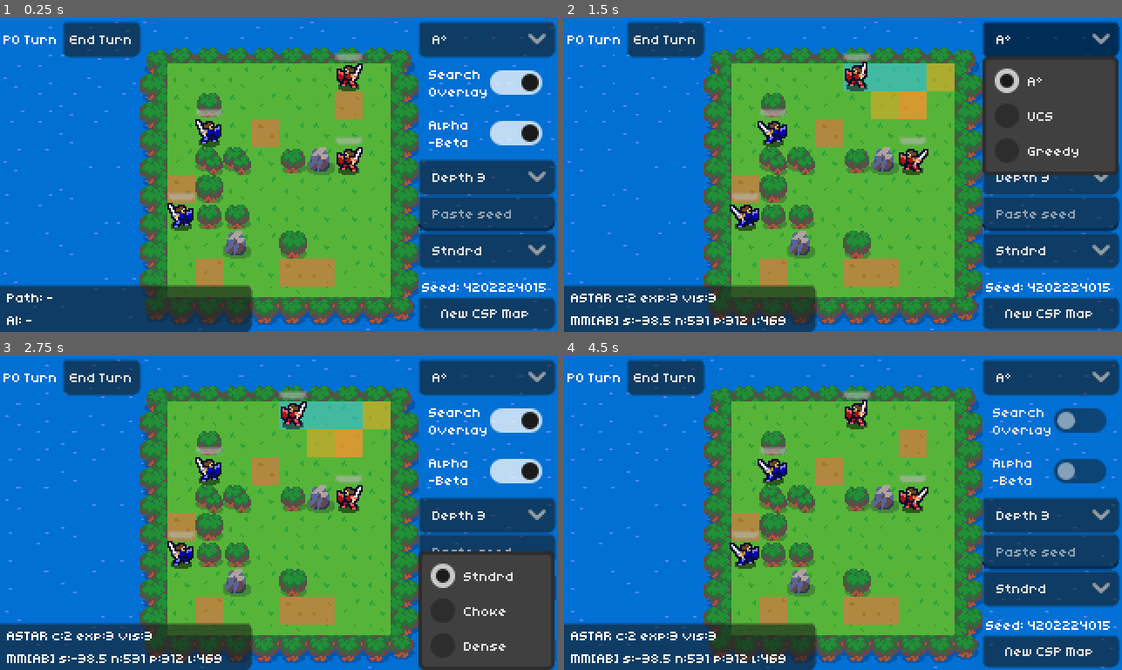
Above: before the commit, frames 1-4 (two rows, left to right).
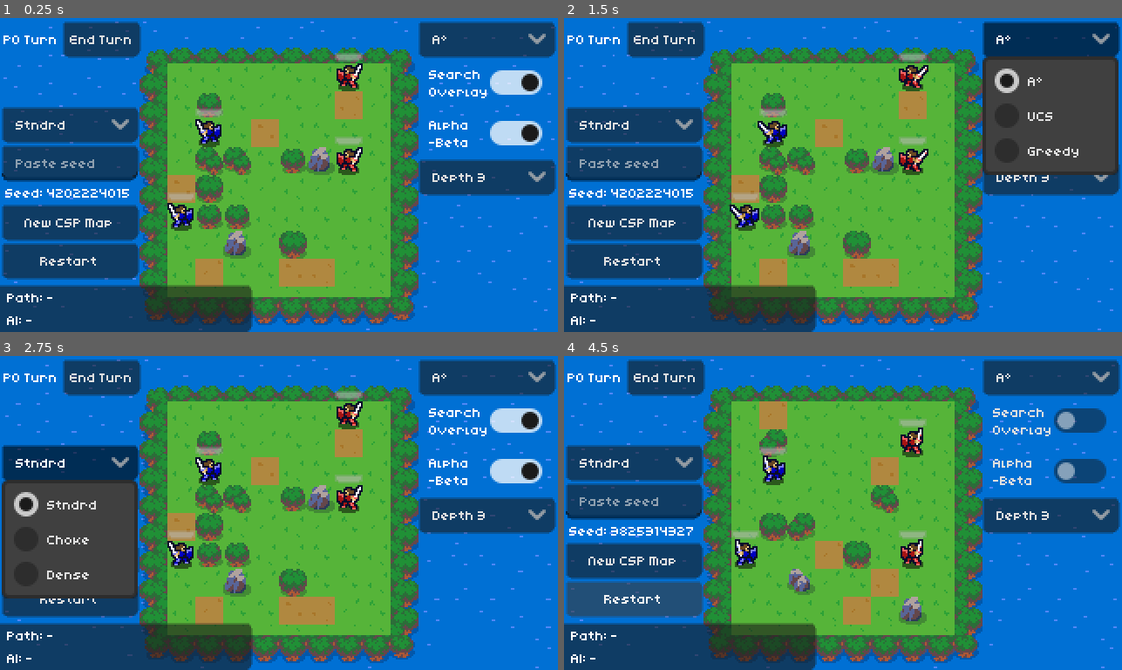
Above: after the commit, the same moments.

Repository: noor-shalaby/algo-knights
Game: Godot game, scene res://scenes/main.tscn
Two runs of this game, one before a commit and one after it. Both use one fixed random seed, a clock stepped at 60 frames per second and the inputs below.
Inputs (mouse positions are in pixels of both pictures, inside the frame that each line leads up to):
- Up to frame 1 (0.25 s): no input
- Up to frame 2 (1.5 s): click "End Turn" at 0.5 s; click "A*" at 1.25 s
- Up to frame 3 (2.75 s): click "Stndrd" at 2 s
- Up to frame 4 (4.5 s): click "Search Overlay" at 2.75 s; click "Alpha -Beta" at 3.5 s; click (630, 597) at 4.25 s, where only the run after the commit has a clickable "Restart"

The runs differ from the first frame. In frame 1, 20% of the frame differs, in the area x 0-100%, y 28-100%; in frame 2, 24%; in frame 3, 28%; in frame 4, 31%, in the area x 0-100%, y 11-100%.

Commit message:
feat(game): add restart button

Diff:
--- a/scenes/main.tscn
+++ b/scenes/main.tscn
@@ -285,7 +285,7 @@
 
 [node name="Main" type="Node2D" unique_id=861547988]
 script = ExtResource("1_0wfyh")
-metadata/_edit_vertical_guides_ = [80.0, 224.0, 96.0, 240.0, 144.0]
+metadata/_edit_vertical_guides_ = [79.0, 224.0, 96.0, 240.0, 144.0, 80.0]
 
 [node name="BackgroundWater" type="TileMapLayer" parent="." unique_id=869784721]
 material = SubResource("ShaderMaterial_jyhfs")
@@ -321,19 +321,25 @@
 anchor_bottom = 1.0
 grow_horizontal = 2
 grow_vertical = 2
-theme_override_constants/margin_left = 2
+theme_override_constants/margin_left = 1
 theme_override_constants/margin_top = 2
 theme_override_constants/margin_right = 2
 theme_override_constants/margin_bottom = 2
 
-[node name="TopLeft" type="HBoxContainer" parent="CanvasLayer/HUD/MarginContainer" unique_id=544168224]
+[node name="MarginContainer" type="MarginContainer" parent="CanvasLayer/HUD/MarginContainer" unique_id=1251358063]
+layout_mode = 2
+size_flags_horizontal = 0
+size_flags_vertical = 0
+theme_override_constants/margin_left = 1
+
+[node name="HBoxContainer" type="HBoxContainer" parent="CanvasLayer/HUD/MarginContainer/MarginContainer" unique_id=544168224]
 custom_minimum_size = Vector2(78, 20)
 layout_mode = 2
 size_flags_horizontal = 0
 size_flags_vertical = 0
 theme_override_constants/separation = 2
 
-[node name="TurnLabel" type="Label" parent="CanvasLayer/HUD/MarginContainer/TopLeft" unique_id=1138580287]
+[node name="TurnLabel" type="Label" parent="CanvasLayer/HUD/MarginContainer/MarginContainer/HBoxContainer" unique_id=1138580287]
 unique_name_in_owner = true
 custom_minimum_size = Vector2(32, 0)
 layout_mode = 2
@@ -341,20 +347,65 @@
 theme_override_font_sizes/font_size = 8
 text = "P0 Turn"
 
-[node name="EndTurnButton" type="Button" parent="CanvasLayer/HUD/MarginContainer/TopLeft" unique_id=1442222241]
+[node name="EndTurnButton" type="Button" parent="CanvasLayer/HUD/MarginContainer/MarginContainer/HBoxContainer" unique_id=1442222241]
 unique_name_in_owner = true
 layout_mode = 2
 size_flags_horizontal = 3
 theme_override_font_sizes/font_size = 8
 text = "End Turn"
 
-[node name="TopRight" type="VBoxContainer" parent="CanvasLayer/HUD/MarginContainer" unique_id=929598977]
-custom_minimum_size = Vector2(78, 0)
+[node name="BarLeft" type="VBoxContainer" parent="CanvasLayer/HUD/MarginContainer" unique_id=1885563429]
+custom_minimum_size = Vector2(78, 147)
+layout_mode = 2
+size_flags_horizontal = 0
+size_flags_vertical = 0
+theme_override_constants/separation = 0
+
+[node name="VBoxContainer" type="VBoxContainer" parent="CanvasLayer/HUD/MarginContainer/BarLeft" unique_id=2125496167]
+layout_mode = 2
+size_flags_vertical = 10
+theme_override_constants/separation = 2
+
+[node name="PresetOption" type="OptionButton" parent="CanvasLayer/HUD/MarginContainer/BarLeft/VBoxContainer" unique_id=1172530215]
+unique_name_in_owner = true
+layout_mode = 2
+size_flags_vertical = 8
+
+[node name="SeedInput" type="LineEdit" parent="CanvasLayer/HUD/MarginContainer/BarLeft/VBoxContainer" unique_id=260046908]
+unique_name_in_owner = true
+custom_minimum_size = Vector2(0, 20)
+layout_mode = 2
+size_flags_vertical = 8
+placeholder_text = "  Paste seed"
+
+[node name="SeedLabel" type="Label" parent="CanvasLayer/HUD/MarginContainer/BarLeft/VBoxContainer" unique_id=921307663]
+unique_name_in_owner = true
+layout_mode = 2
+size_flags_vertical = 10
+text = " Seed:"
+vertical_alignment = 2
+
+[node name="NewMapButton" type="Button" parent="CanvasLayer/HUD/MarginContainer/BarLeft/VBoxContainer" unique_id=1502432739]
+unique_name_in_owner = true
+custom_minimum_size = Vector2(0, 20)
+layout_mode = 2
+size_flags_vertical = 8
+theme_override_font_sizes/font_size = 8
+text = "New CSP Map"
+
+[node name="RestartButton" type="Button" parent="CanvasLayer/HUD/MarginContainer/BarLeft/VBoxContainer" unique_id=1081343299]
+unique_name_in_owner = true
+custom_minimum_size = Vector2(0, 20)
+layout_mode = 2
+text = "Restart"
+
+[node name="BarRight" type="VBoxContainer" parent="CanvasLayer/HUD/MarginContainer" unique_id=929598977]
+custom_minimum_size = Vector2(77, 0)
 layout_mode = 2
 size_flags_horizontal = 8
 theme_override_constants/separation = 1
 
-[node name="AlgoOption" type="OptionButton" parent="CanvasLayer/HUD/MarginContainer/TopRight" unique_id=720083385]
+[node name="AlgoOption" type="OptionButton" parent="CanvasLayer/HUD/MarginContainer/BarRight" unique_id=720083385]
 unique_name_in_owner = true
 layout_mode = 2
 size_flags_horizontal = 3
@@ -368,7 +419,7 @@
 popup/item_2/text = "greedy"
 popup/item_2/id = 2
 
-[node name="SearchOverlayToggle" type="CheckButton" parent="CanvasLayer/HUD/MarginContainer/TopRight" unique_id=1600194075]
+[node name="SearchOverlayToggle" type="CheckButton" parent="CanvasLayer/HUD/MarginContainer/BarRight" unique_id=1600194075]
 unique_name_in_owner = true
 layout_mode = 2
 size_flags_vertical = 0
@@ -377,7 +428,7 @@
 text = "Search
 Overlay"
 
-[node name="AlphaBetaToggle" type="CheckButton" parent="CanvasLayer/HUD/MarginContainer/TopRight" unique_id=1088230717]
+[node name="AlphaBetaToggle" type="CheckButton" parent="CanvasLayer/HUD/MarginContainer/BarRight" unique_id=1088230717]
 unique_name_in_owner = true
 layout_mode = 2
 size_flags_vertical = 0
@@ -386,7 +437,7 @@
 text = "Alpha
 -Beta"
 
-[node name="DepthOption" type="OptionButton" parent="CanvasLayer/HUD/MarginContainer/TopRight" unique_id=485818748]
+[node name="DepthOption" type="OptionButton" parent="CanvasLayer/HUD/MarginContainer/BarRight" unique_id=485818748]
 unique_name_in_owner = true
 layout_mode = 2
 size_flags_horizontal = 3
@@ -399,28 +450,6 @@
 popup/item_1/id = 1
 popup/item_2/text = "greedy"
 popup/item_2/id = 2
-
-[node name="SeedInput" type="LineEdit" parent="CanvasLayer/HUD/MarginContainer/TopRight" unique_id=260046908]
-unique_name_in_owner = true
-custom_minimum_size = Vector2(0, 20)
-layout_mode = 2
-
-[node name="PresetOption" type="OptionButton" parent="CanvasLayer/HUD/MarginContainer/TopRight" unique_id=1172530215]
-unique_name_in_owner = true
-layout_mode = 2
-
-[node name="SeedLabel" type="Label" parent="CanvasLayer/HUD/MarginContainer/TopRight" unique_id=921307663]
-unique_name_in_owner = true
-layout_mode = 2
-size_flags_vertical = 3
-vertical_alignment = 2
-
-[node name="NewMapButton" type="Button" parent="CanvasLayer/HUD/MarginContainer/TopRight" unique_id=1502432739]
-unique_name_in_owner = true
-layout_mode = 2
-size_flags_vertical = 10
-theme_override_font_sizes/font_size = 8
-text = "New CSP Map"
 
 [node name="DebugPanel" type="PanelContainer" parent="CanvasLayer/HUD" unique_id=1660389984]
 custom_minimum_size = Vector2(84, 0)
--- a/scripts/view/main.gd
+++ b/scripts/view/main.gd
@@ -5,6 +5,7 @@
 @onready var end_turn_button: Button = %EndTurnButton
 @onready var algo_option: OptionButton = %AlgoOption
 @onready var new_map_button: Button = %NewMapButton
+@onready var restart_button: Button = %RestartButton
 @onready var search_overlay_toggle: CheckButton = %SearchOverlayToggle
 @onready var alpha_beta_toggle: CheckButton = %AlphaBetaToggle
 @onready var depth_option: OptionButton = %DepthOption
@@ -25,6 +26,7 @@
 
 var _current_seed: int = 0
 var _map_preset: String = "standard"
+var _match_generation: int = 0
 var _replay_generation: int = 0
 var _lock_seed_on_next_start: bool = false
 
@@ -49,6 +51,9 @@
 	new_map_button.pressed.connect(_start_new_match)
 	end_turn_button.pressed.connect(_on_end_turn_pressed)
 	board_view.tile_clicked.connect(_on_tile_clicked)
+
+	if restart_button != null:
+		restart_button.pressed.connect(_on_restart_pressed)
 
 	if search_overlay_toggle != null:
 		search_overlay_toggle.button_pressed = board_view.show_search_overlay
@@ -103,6 +108,7 @@
 		_refresh_ui()
 
 func _start_new_match() -> void:
+	_match_generation += 1
 	_replay_generation += 1
 	_match_over = false
 	if match_over_panel != null:
@@ -305,6 +311,10 @@
 			seed_label.text = "      CP: %d" % _current_seed
 			get_tree().create_timer(1.0).timeout.connect(func() -> void: if seed_label != null: seed_label.text = " Seed: %d" % _current_seed)
 
+func _on_restart_pressed() -> void:
+	_lock_seed_on_next_start = false
+	_start_new_match()
+
 func _on_end_turn_pressed() -> void:
 	if is_busy or _match_over or state.current_team != 0 or GameRules.is_terminal(state):
 		return
@@ -468,6 +478,7 @@
 	_refresh_ui()
 
 func _execute_player_action(unit: Dictionary, act: Dictionary) -> void:
+	var gen: int = _match_generation
 	is_busy = true
 	board_view.clear_highlights()
 
@@ -477,15 +488,23 @@
 
 	_refresh_ui()
 	await _replay_search_expansion(path_res)
+	if gen != _match_generation:
+		return
 
 	var u_view: UnitView = board_view.get_unit_view(unit["id"])
-	if u_view != null:
+	if is_instance_valid(u_view):
 		if path_res.get("found", false) and path_res["path"].size() > 1:
 			await u_view.move_along_path(path_res["path"], board_view.terrain_layer)
+			if gen != _match_generation or not is_instance_valid(u_view):
+				return
 		if act.has("target_id"):
 			await u_view.play_attack()
-
-	await _resolve_action_and_sync(act)
+			if gen != _match_generation:
+				return
+
+	await _resolve_action_and_sync(act, gen)
+	if gen != _match_generation:
+		return
 
 	selected_unit_id = -1
 	board_view.clear_highlights()
@@ -493,16 +512,21 @@
 
 	if not GameRules.is_terminal(state) and state.current_team == 1:
 		await _run_ai_turn()
+		if gen != _match_generation:
+			return
 	else:
 		is_busy = false
 		_refresh_ui()
 		_check_match_end()
 
 func _run_ai_turn() -> void:
+	var gen: int = _match_generation
 	is_busy = true
 	_refresh_ui()
 
 	await get_tree().create_timer(0.25).timeout
+	if gen != _match_generation:
+		return
 
 	minimax.ai_team = 1
 	var ai_res: Dictionary = minimax.choose_action(
@@ -512,6 +536,8 @@
 		func(s: BoardState) -> float: return GameRules.evaluate(s, 1),
 		GameRules.is_terminal
 	)
+	if gen != _match_generation:
+		return
 
 	var act: Dictionary = ai_res.get("action", {})
 	var ab_tag: String = "AB" if minimax.use_alpha_beta else "NO-AB"
@@ -536,22 +562,33 @@
 		path_res = _apply_path_visualization(unit["pos"], act["move_to"], unit["id"])
 		_refresh_ui()
 		await _replay_search_expansion(path_res)
+		if gen != _match_generation:
+			return
 
 		var u_view: UnitView = board_view.get_unit_view(unit["id"])
-		if u_view != null:
+		if is_instance_valid(u_view):
 			if path_res.get("found", false) and path_res["path"].size() > 1:
 				await u_view.move_along_path(path_res["path"], board_view.terrain_layer)
+				if gen != _match_generation or not is_instance_valid(u_view):
+					return
 			if act.has("target_id"):
 				await u_view.play_attack()
-
-	await _resolve_action_and_sync(act)
+				if gen != _match_generation:
+					return
+
+	await _resolve_action_and_sync(act, gen)
+	if gen != _match_generation:
+		return
 
 	board_view.clear_highlights()
 	is_busy = false
 	_refresh_ui()
 	_check_match_end()
 
-func _resolve_action_and_sync(act: Dictionary) -> void:
+func _resolve_action_and_sync(act: Dictionary, gen: int = -1) -> void:
+	if gen == -1:
+		gen = _match_generation
+
 	var target_id: int = act.get("target_id", -1)
 	var prev_hp: int = 0
 	if target_id != -1:
@@ -560,11 +597,13 @@
 			prev_hp = int(before_target.get("hp", 0))
 
 	GameRules.apply_action(state, act)
+	if gen != _match_generation:
+		return
 
 	if target_id != -1:
 		var target_data: Dictionary = _get_unit_by_id(target_id)
 		var target_view: UnitView = board_view.get_unit_view(target_id)
-		if not target_data.is_empty() and target_view != null:
+		if not target_data.is_empty() and is_instance_valid(target_view):
 			var new_hp: int = int(target_data["hp"])
 			var dmg_dealt: int = maxi(0, prev_hp - new_hp)
 			target_view.update_from_data(target_data)
@@ -572,11 +611,18 @@
 				board_view.spawn_damage_label(target_data["pos"], dmg_dealt)
 			if new_hp > 0:
 				await target_view.play_hit_impact(1.5, 0.14)
+				if gen != _match_generation:
+					return
 			else:
 				await target_view.play_hit_impact(2.0, 0.12)
+				if gen != _match_generation or not is_instance_valid(target_view):
+					return
 				await target_view.play_die()
-
-	board_view.sync_units(state)
+				if gen != _match_generation:
+					return
+
+	if gen == _match_generation:
+		board_view.sync_units(state)
 
 func _get_unit_at(pos: Vector2i) -> Dictionary:
 	for u: Dictionary in state.units:
--- a/scripts/view/unit_view.gd
+++ b/scripts/view/unit_view.gd
@@ -12,14 +12,26 @@
 var is_dying: bool = false
 var _flash_mat: ShaderMaterial
 var _hp_tween: Tween
+var _active_tween: Tween
 
 func _ready() -> void:
 	_flash_mat = ShaderMaterial.new()
 	_flash_mat.shader = HIT_FLASH_SHADER_AND_DISSOLVE
 	_flash_mat.set_shader_parameter("flash_amount", 0.0)
+	_flash_mat.set_shader_parameter("dissolve_progress", 0.0)
 	anim_sprite.material = _flash_mat
 
+func _exit_tree() -> void:
+	_kill_tweens()
+
+func _kill_tweens() -> void:
+	if _hp_tween != null and _hp_tween.is_valid():
+		_hp_tween.kill()
+	if _active_tween != null and _active_tween.is_valid():
+		_active_tween.kill()
+
 func setup(unit_data: Dictionary, world_pos: Vector2) -> void:
+	_kill_tweens()
 	unit_id = unit_data["id"]
 	is_dying = false
 	position = world_pos
@@ -39,10 +51,14 @@
 
 	if _flash_mat != null:
 		_flash_mat.set_shader_parameter("flash_amount", 0.0)
+		_flash_mat.set_shader_parameter("dissolve_progress", 0.0)
 
 	play_idle()
 
 func update_from_data(unit_data: Dictionary) -> void:
+	if not is_instance_valid(self):
+		return
+
 	var target_hp: float = float(max(0, unit_data["hp"]))
 	if hp_bar != null and not is_equal_approx(hp_bar.value, target_hp):
 		if _hp_tween != null and _hp_tween.is_valid():
@@ -58,6 +74,8 @@
 	visible = true
 
 func play_hit_impact(strength: float = 1.5, duration: float = 0.14) -> void:
+	if not is_instance_valid(self) or anim_sprite == null:
+		return
 	anim_sprite.position = Vector2.ZERO
 
 	var tween := create_tween()
@@ -65,7 +83,9 @@
 
 	if _flash_mat != null:
 		tween.tween_method(
-			func(val: float): _flash_mat.set_shader_parameter("flash_amount", val),
+			func(val: float) -> void:
+				if is_instance_valid(self) and _flash_mat != null:
+					_flash_mat.set_shader_parameter("flash_amount", val),
 			1.0,
 			0.0,
 			duration
@@ -79,25 +99,30 @@
 	shake_tween.tween_property(anim_sprite, "position:x", 0.0, step_time * 1.5)
 
 	await tween.finished
+	if not is_instance_valid(self) or anim_sprite == null:
+		return
 	anim_sprite.position = Vector2.ZERO
 
 func play_idle() -> void:
-	if is_dying:
+	if not is_instance_valid(self) or is_dying or anim_sprite == null:
 		return
 	if anim_sprite.sprite_frames != null and anim_sprite.sprite_frames.has_animation("idle"):
 		anim_sprite.play("idle")
 
 func play_attack() -> void:
-	if is_dying:
+	if not is_instance_valid(self) or is_dying or anim_sprite == null:
 		return
 	if anim_sprite.sprite_frames != null and anim_sprite.sprite_frames.has_animation("attack"):
 		anim_sprite.play("attack")
 		await anim_sprite.animation_finished
+		if not is_instance_valid(self):
+			return
 		play_idle()
 
 func play_disintegrate(duration: float = 0.2) -> void:
-	if anim_sprite == null or not (anim_sprite.material is ShaderMaterial):
-		visible = false
+	if not is_instance_valid(self) or anim_sprite == null or not (anim_sprite.material is ShaderMaterial):
+		if is_instance_valid(self):
+			visible = false
 		return
 
 	var mat := anim_sprite.material as ShaderMaterial
@@ -107,19 +132,23 @@
 	if hp_bar != null:
 		hp_bar.visible = false
 
-	var tween := create_tween()
-	tween.tween_method(
-		func(v: float) -> void: mat.set_shader_parameter("dissolve_progress", v),
+	_active_tween = create_tween()
+	_active_tween.tween_method(
+		func(v: float) -> void:
+			if is_instance_valid(self):
+				mat.set_shader_parameter("dissolve_progress", v),
 		0.0,
 		1.0,
 		duration
 	).set_trans(Tween.TRANS_QUAD).set_ease(Tween.EASE_IN)
-	await tween.finished
-
+	await _active_tween.finished
+
+	if not is_instance_valid(self):
+		return
 	visible = false
 
 func play_die() -> void:
-	if is_dying:
+	if not is_instance_valid(self) or is_dying:
 		return
 	is_dying = true
 	if hp_bar != null:
@@ -129,29 +158,36 @@
 		if anim_sprite.sprite_frames != null and anim_sprite.sprite_frames.has_animation("die"):
 			anim_sprite.play("die")
 			await anim_sprite.animation_finished
-
+			if not is_instance_valid(self):
+				return
+
+	if not is_instance_valid(self):
+		return
 	modulate.a = 1.0
 	await play_disintegrate()
 
 func move_along_path(path: Array, layer: TileMapLayer, step_duration: float = 0.12) -> void:
-	if path.size() <= 1 or is_dying:
-		return
-
-	if anim_sprite.sprite_frames != null and anim_sprite.sprite_frames.has_animation("walk"):
+	if not is_instance_valid(self) or path.size() <= 1 or is_dying or layer == null:
+		return
+
+	if anim_sprite != null and anim_sprite.sprite_frames != null and anim_sprite.sprite_frames.has_animation("walk"):
 		anim_sprite.play("walk")
 
-	var tween := create_tween()
-	for i in range(1, path.size()):
+	_active_tween = create_tween()
+	for i: int in range(1, path.size()):
 		var grid_pos: Vector2i = path[i]
 		var target_px: Vector2 = layer.map_to_local(grid_pos)
-		tween.tween_property(self, "position", target_px, step_duration)
-
-	await tween.finished
+		_active_tween.tween_property(self, "position", target_px, step_duration)
+
+	await _active_tween.finished
+	if not is_instance_valid(self):
+		return
 	play_idle()
 
 func reset_visuals(unit_data: Dictionary) -> void:
-	if _hp_tween != null and _hp_tween.is_valid():
-		_hp_tween.kill()
+	if not is_instance_valid(self):
+		return
+	_kill_tweens()
 
 	is_dying = false
 	modulate = Color(1.0, 1.0, 1.0, 1.0)
